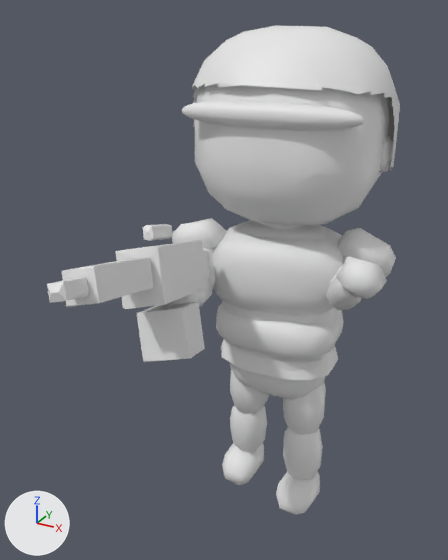
An edit to the glTF model models/hero_iron.glb, drawn before and after from the same camera.
The view is the same before and after, from a 50 mm lens placed at (0.682, -1.592, 1.518), pointed at (-0.045, -0.269, 0.856). The lights are fixed; the arrows at lower left show +X, +Y and +Z. The picture after the commit comes second. Both versions are drawn at frame 8 of the action 'reload'; the numbers are the values there.

The first picture shows 'acc.lmg.27', 'acc.lmg.28', 'acc.lmg.30', 'chest.gunmetal.23', 'chest.red.8', 'head.human_skin.18', 'head.human_skin.21', 'head.riot.22', 'lower_leg_L.charcoal.1', 'spine.gunmetal.24', 'spine.red.11', 'upper_leg_L.charcoal.0' and 19 more.
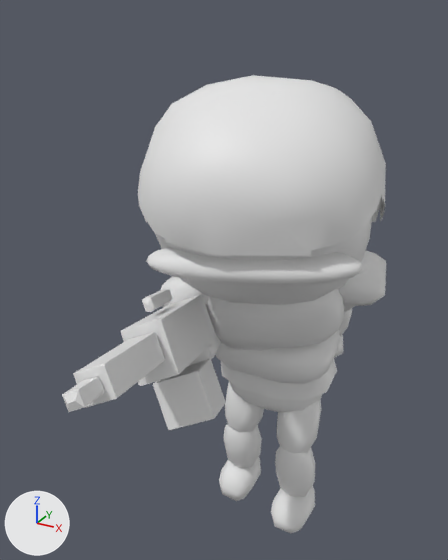
Not drawn themselves, but carrying or shaping drawn objects: ob_root, ob_spine, ob_chest, ob_head, ob_upper_arm_l, ob_lower_arm_l, ob_hand_l, ob_upper_arm_r, ob_lower_arm_r, ob_hand_r, ob_upper_leg_l, ob_lower_leg_l, ob_upper_leg_r, ob_lower_leg_r.

What differs and where, as boxes (x1, y1, x2, y2) in the pictures (448 x 560 px):
'head.riot.22', moved, turned
    before: (192, 25, 400, 170)
    after: (138, 75, 386, 256)
'head.human_skin.18', moved, turned
    before: (195, 83, 389, 226)
    after: (155, 215, 373, 305)
'chest.gunmetal.23', moved, turned
    before: (213, 221, 343, 316)
    after: (206, 289, 344, 349)
'head.human_skin.21', moved, turned
    before: (182, 100, 365, 131)
    after: (146, 247, 363, 286)
'acc.lmg.27', moved, turned
    before: (116, 240, 208, 309)
    after: (121, 294, 217, 386)
'spine.gunmetal.24', moved, turned
    before: (216, 304, 344, 360)
    after: (215, 330, 340, 384)
'acc.lmg.30', moved, turned
    before: (137, 302, 205, 362)
    after: (153, 358, 226, 430)
'acc.lmg.28', moved, turned
    before: (62, 257, 154, 307)
    after: (73, 332, 165, 408)
'spine.red.11', moved, turned
    before: (221, 340, 338, 380)
    after: (221, 358, 337, 400)
'upper_arm_L.gunmetal.25', moved, turned
    before: (338, 228, 396, 277)
    after: (338, 251, 386, 307)
'lower_leg_L.charcoal.1', moved, turned
    before: (283, 428, 322, 480)
    after: (275, 447, 315, 497)
'hips.charcoal.6', moved
    before: (230, 362, 326, 399)
    after: (229, 381, 323, 412)
'upper_leg_L.charcoal.0', moved, turned
    before: (283, 383, 326, 435)
    after: (277, 399, 321, 454)
'foot_L.charcoal.2', moved, turned
    before: (276, 471, 320, 515)
    after: (271, 485, 315, 533)
'lower_leg_R.charcoal.4', moved, turned
    before: (230, 406, 267, 452)
    after: (223, 424, 262, 468)
'chest.red.8', moved, turned (mostly hidden afterwards)
    before: (222, 220, 337, 324)
    after: (226, 338, 329, 351)
'foot_R.charcoal.5', moved, turned
    before: (222, 443, 264, 485)
    after: (219, 457, 261, 501)
'upper_arm_R.gunmetal.26', moved, turned
    before: (172, 218, 227, 249)
    after: (161, 276, 209, 308)
'upper_leg_R.charcoal.3', moved, turned
    before: (230, 370, 269, 414)
    after: (225, 383, 264, 432)
'acc.lmg.29', moved, turned
    before: (47, 278, 89, 303)
    after: (62, 376, 104, 412)
'hand_L.human_skin.14', moved, turned
    before: (336, 256, 387, 299)
    after: (334, 335, 343, 358)
'hips.charcoal.10', moved
    before: (224, 339, 335, 371)
    after: (228, 361, 333, 391)
'acc.lmg.31', moved, turned
    before: (143, 224, 173, 241)
    after: (142, 288, 173, 312)
'lower_arm_L.red.13', moved, turned (mostly hidden afterwards)
    before: (326, 277, 361, 310)
    after: (339, 308, 352, 337)
'head.human_skin.19', moved, turned (mostly hidden afterwards)
    before: (379, 133, 396, 172)
    after: (372, 196, 382, 222)
'hand_R.human_skin.17', moved, turned (mostly hidden)
    before: (165, 287, 201, 305)
    after: (189, 345, 213, 366)
'lower_arm_R.red.16', moved, turned (mostly hidden)
    before: (198, 280, 212, 307)
    after: (207, 333, 221, 358)
'upper_arm_R.red.15', moved, turned (not visible afterwards)
    before: (203, 247, 216, 290)
'upper_arm_L.red.12', moved, turned (mostly hidden)
    before: (327, 256, 354, 291)
    after: (344, 262, 369, 312)
'neck.human_skin.9', moved, turned (not visible afterwards)
    before: (259, 222, 299, 230)
'acc.lmg.33', moved, turned (not visible afterwards)
    before: (203, 250, 215, 289)

Patch to the scene script:
```diff
--- a/models/hero_iron.glb.py
+++ b/models/hero_iron.glb.py
@@ ob_root @@
 ob_root.parent = ob_rig
-ob_root.location = (0.0, 0.01, 0.0)
+ob_root.location = (0.0, 0.0, -0.05)
@@ ob_spine @@
 ob_spine.location = (0.0, 0.0, 0.1)
-ob_spine.rotation_euler = (0.0349, 0.0, 0.0698)  # degrees (2, 0, 4)
+ob_spine.rotation_euler = (0.244, 0.0, 0.0698)  # degrees (14, 0, 4)
@@ ob_chest @@
 ob_chest.location = (0.0, 0.0, 0.15)
-ob_chest.rotation_euler = (-0.0524, 0.0, 0.175)  # degrees (-3, 0, 10)
+ob_chest.rotation_euler = (0.14, 0.0, 0.384)  # degrees (8, 0, 22)
@@ ob_head @@
 ob_head.location = (0.0, 0.0, 0.03)
-ob_head.rotation_euler = (-0.175, 0.0, -0.14)  # degrees (-10, 0, -8)
+ob_head.rotation_euler = (0.209, 0.0, -0.14)  # degrees (12, 0, -8)
@@ ob_upper_arm_l @@
 ob_upper_arm_l.location = (0.235, 0.0, 0.18)
-ob_upper_arm_l.rotation_euler = (2.304, 0.465, 0.0)  # degrees (132, 27, 0)
+ob_upper_arm_l.rotation_euler = (-2.932, 0.186, 0.0)  # degrees (-168, 11, 0)
@@ ob_lower_arm_l @@
 ob_lower_arm_l.location = (0.0, 0.0, 0.17)
-ob_lower_arm_l.rotation_euler = (-1.466, -0.0275, 0.0)  # degrees (-84, -1.6, 0)
+ob_lower_arm_l.rotation_euler = (-0.14, -0.0275, 0.0)  # degrees (-8, -1.6, 0)
@@ ob_hand_l @@
 ob_hand_l.location = (0.0, 0.0, 0.16)
-ob_hand_l.rotation_euler = (-0.105, -0.0312, 0.0)  # degrees (-6, -1.8, 0)
+ob_hand_l.rotation_euler = (-0.209, -0.0312, 0.0)  # degrees (-12, -1.8, 0)
@@ ob_upper_arm_r @@
 ob_upper_arm_r.location = (-0.235, 0.0, 0.18)
-ob_upper_arm_r.rotation_euler = (2.321, -0.186, 0.0)  # degrees (133, -11, 0)
+ob_upper_arm_r.rotation_euler = (2.618, -0.29, 0.0)  # degrees (150, -17, 0)
@@ ob_lower_arm_r @@
 ob_lower_arm_r.location = (0.0, 0.0, 0.17)
-ob_lower_arm_r.rotation_euler = (-0.96, 0.0275, 0.0)  # degrees (-55, 1.6, 0)
+ob_lower_arm_r.rotation_euler = (-1.606, 0.0275, 0.0)  # degrees (-92, 1.6, 0)
@@ ob_hand_r @@
 ob_hand_r.location = (0.0, 0.0, 0.16)
-ob_hand_r.rotation_euler = (-0.0698, 0.0312, 0.0)  # degrees (-4, 1.8, 0)
+ob_hand_r.rotation_euler = (-0.105, 0.0312, 0.0)  # degrees (-6, 1.8, 0)
@@ ob_upper_leg_l @@
 ob_upper_leg_l.location = (0.095, 0.0, 0.0)
-ob_upper_leg_l.rotation_euler = (3.037, -0.0524, 0.0)  # degrees (174, -3, 0)
+ob_upper_leg_l.rotation_euler = (2.723, -0.0524, 0.0)  # degrees (156, -3, 0)
@@ ob_lower_leg_l @@
 ob_lower_leg_l.location = (0.0, 0.0, 0.19)
-ob_lower_leg_l.rotation_euler = (0.105, 0.0, 0.0)  # degrees (6, 0, 0)
+ob_lower_leg_l.rotation_euler = (0.559, 0.0, 0.0)  # degrees (32, 0, 0)
@@ ob_upper_leg_r @@
 ob_upper_leg_r.location = (-0.095, 0.0, 0.0)
-ob_upper_leg_r.rotation_euler = (-3.107, 0.0524, 0.0)  # degrees (-178, 3, 0)
+ob_upper_leg_r.rotation_euler = (2.932, 0.0524, 0.0)  # degrees (168, 3, 0)
@@ ob_lower_leg_r @@
 ob_lower_leg_r.location = (0.0, 0.0, 0.19)
-ob_lower_leg_r.rotation_euler = (0.0698, 0.0, 0.0)  # degrees (4, 0, 0)
+ob_lower_leg_r.rotation_euler = (0.454, 0.0, 0.0)  # degrees (26, 0, 0)
```
